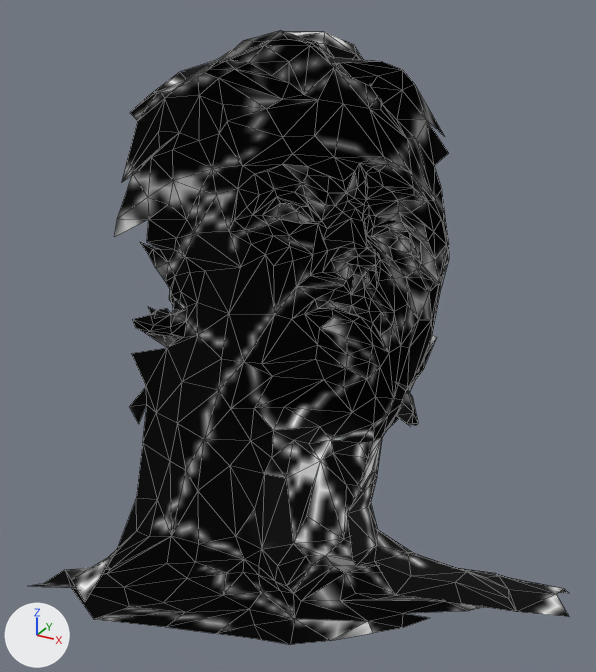
Before and after pictures for a commit that changed the OBJ model data/perturbed_man_sf.obj.
One viewpoint serves both versions: a 50 mm lens placed at (229.0, -426.0, 312.0), pointed at (1.0, -11.0, 105.0). Arrows for +X, +Y and +Z are at lower left; the lights stay in place. Mesh edges are drawn as thin lines. Where no turn or scale is listed for an object, it has been applied to the vertices.

Names of what the first picture shows: 'perturbed-man-100'.
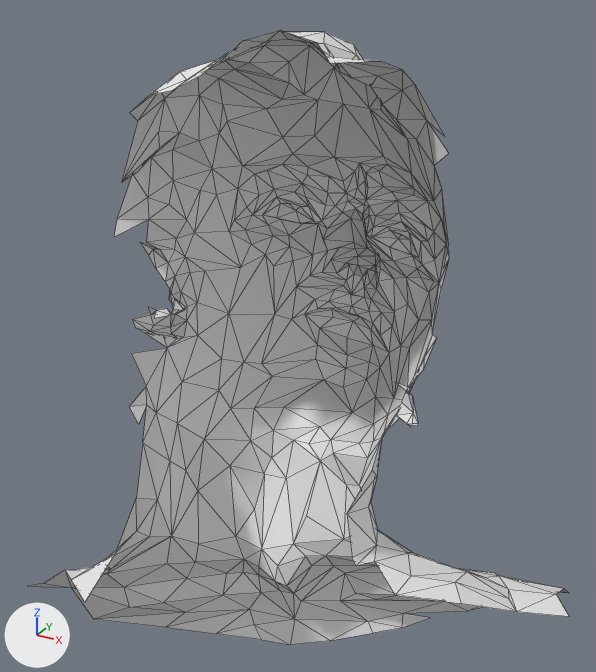
What changed in the scene script:
```text
Change me_perturbed_man_100:
    where me_perturbed_man_100.from_pydata(...)  # 514 vertices, 926 faces; spans x -167.0..185.0, y -146.0..92.0, z -159.0..287.0
    remove me_perturbed_man_100.materials.append(mat_default)  # picture img_rocket1_png
```

Changed parts and their boxes [x1, y1, x2, y2] in the pictures (596 x 672 px):
'perturbed-man-100', recoloured (black to grey)
    both: [32, 30, 569, 645]
